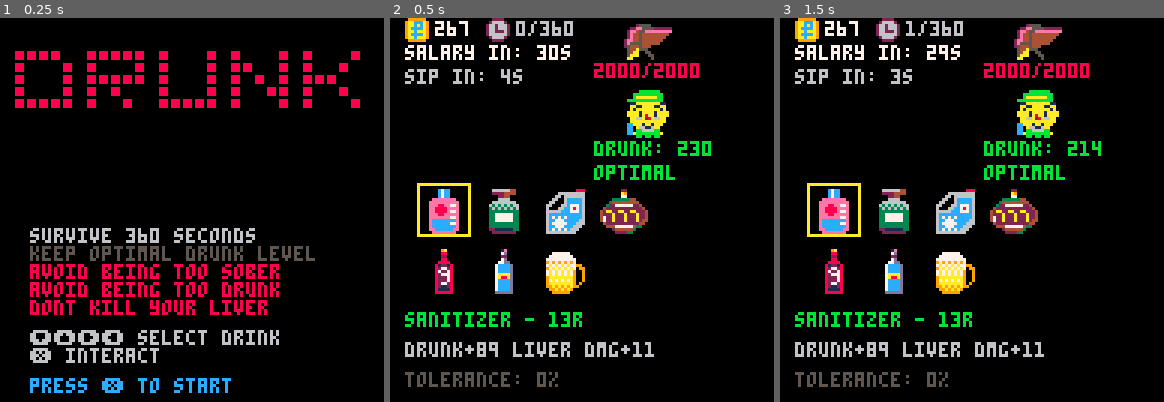
Above: before the commit, frames 1-3 (left to right).
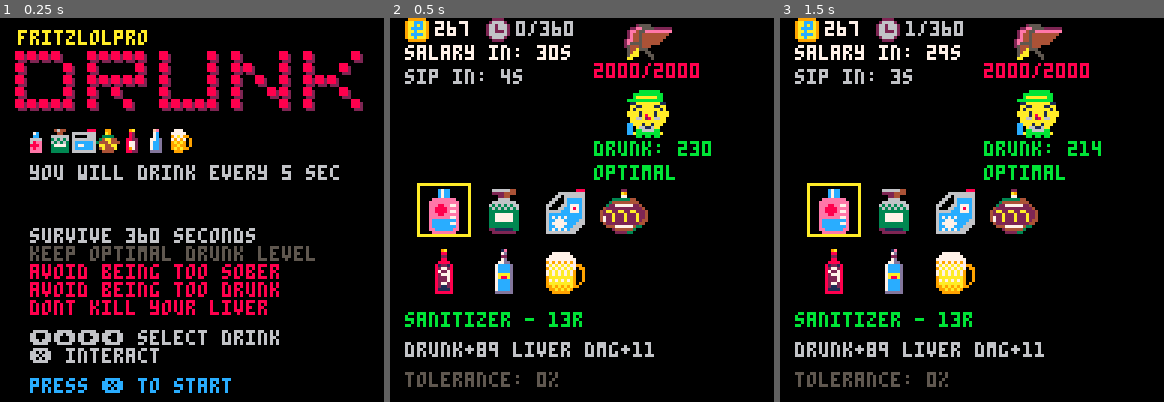
Above: after the commit, the same moments.

Repository: fritzlolpro/picopico
Game: PICO-8 cartridge carts/drunk.p8
The game is run twice, just before and just after one commit, with the same random seed, the same clock (stepped at 60 frames per second) and the same inputs.
Inputs:
- Up to frame 1 (0.25 s): no input
- Up to frame 2 (0.5 s): tap X (X key) at 0.33 s
- Up to frame 3 (1.5 s): tap X (X key) at 1.07 s

The runs differ from the first frame. In frame 1, 5.5% of the frame differs, in the area x 4-95%, y 3-43%; in frame 2, nothing differs; in frame 3, nothing differs.

Commit message:
cool menu

Diff:
--- a/carts/drunk.p8
+++ b/carts/drunk.p8
@@ -1078,11 +1078,23 @@
 end
 
 function draw_menu()
+
+    print("fritzlolpro", 6, 4, 10)
+    print("■■■■  ■■■■■ ■   ■ ■   ■ ■   ■", 6, 11, 2)
+    print("■   ■ ■   ■ ■   ■ ■■  ■ ■  ■ ", 6, 15, 2)
+    print("■   ■ ■■■■■ ■   ■ ■ ■ ■ ■■■  ", 6, 19, 2)
+    print("■   ■ ■ ■   ■   ■ ■  ■■ ■  ■ ", 6, 23, 2)
+    print("■■■■■ ■  ■  ■■■■■ ■   ■ ■   ■", 6, 27, 2)
+
     print("■■■■  ■■■■■ ■   ■ ■   ■ ■   ■", 5, 10, 8)
     print("■   ■ ■   ■ ■   ■ ■■  ■ ■  ■ ", 5, 14, 8)
     print("■   ■ ■■■■■ ■   ■ ■ ■ ■ ■■■  ", 5, 18, 8)
     print("■   ■ ■ ■   ■   ■ ■  ■■ ■  ■ ", 5, 22, 8)
     print("■■■■■ ■  ■  ■■■■■ ■   ■ ■   ■", 5, 26, 8)
+
+    spr(4, 8, 37, 7,1)
+
+    print("you will drink every " .. drinking_frequency .. " sec", 10, 49, 6)
 
     print("survive 360 seconds", 10, 94-6*4, 6)
     print("keep optimal drunk level", 10, 94-6*3, 5)
